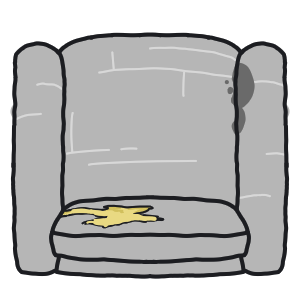
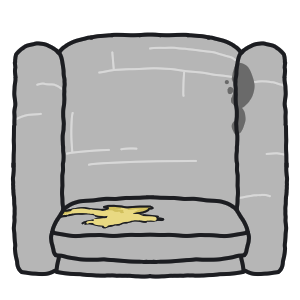
Two versions of the same layered image (300 x 300). Layer-by-layer changes:
painted on "Paint Layer 1" over (x1=10, y1=104, x2=290, y2=118)
painted on "Paint Layer 2" over (x1=10, y1=104, x2=290, y2=118)
